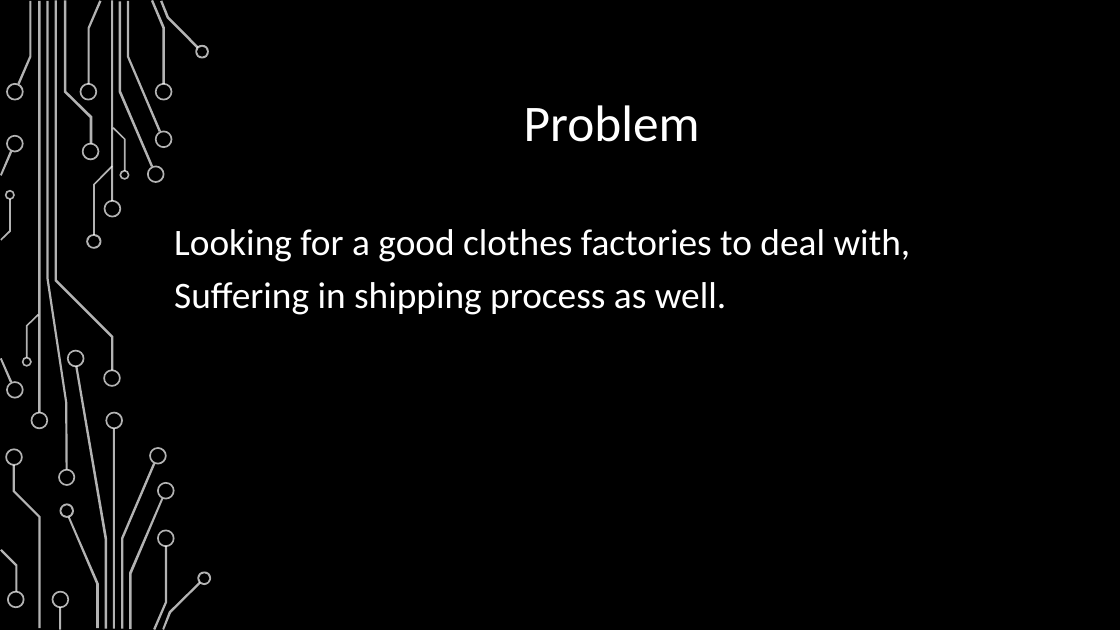
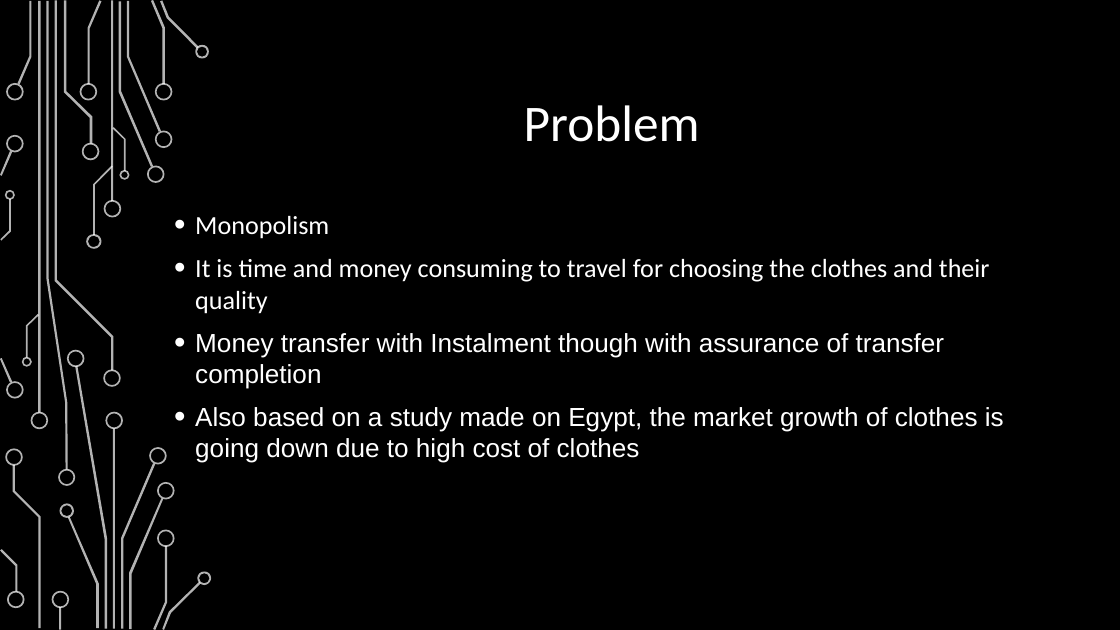
Before and after one commit to DiaaMagdi/Deputy, a slide deck: slide 2 of Business/Dynamo.pptx. Drawn at 1120x630 pixels with LibreOffice and Linux fonts; fonts in the diff are those of the drawing; background and template pictures are left out. Boxes give left, top, right and bottom in pixels: in the first picture for what was removed or moved away, otherwise in the second. Text is boxed around its words. In the diff, an @@ line names an element or a change of style, - is before the commit and + after.

```diff
--- a/Business/Dynamo.pptx
+++ b/Business/Dynamo.pptx
@@ text at (195,216,1004,463): text changed; size 32 to 22.4 pt; font Calibri to Arial @@
-Looking for a good clothes factories to deal with, Suffering in shipping process as well.
+• Monopolism
+• It is time and money consuming to travel for choosing the clothes and their quality
+• Money transfer with Instalment though with assurance of transfer completion
+• Also based on a study made on Egypt, the market growth of clothes is going down due to high cost of clothes
```
Also in this commit, not shown: 1 other slide changed, 2 slides removed, 1 other file.
